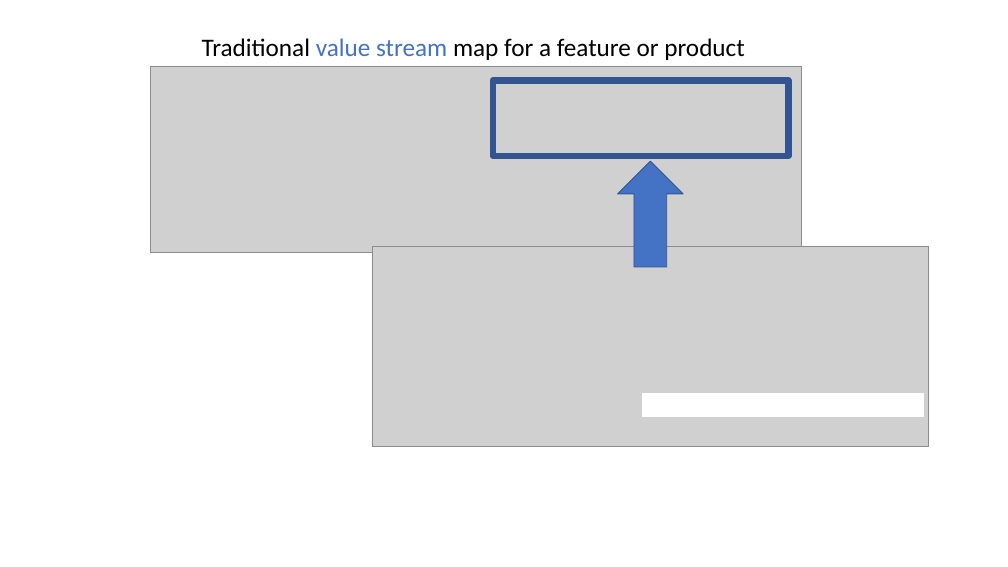
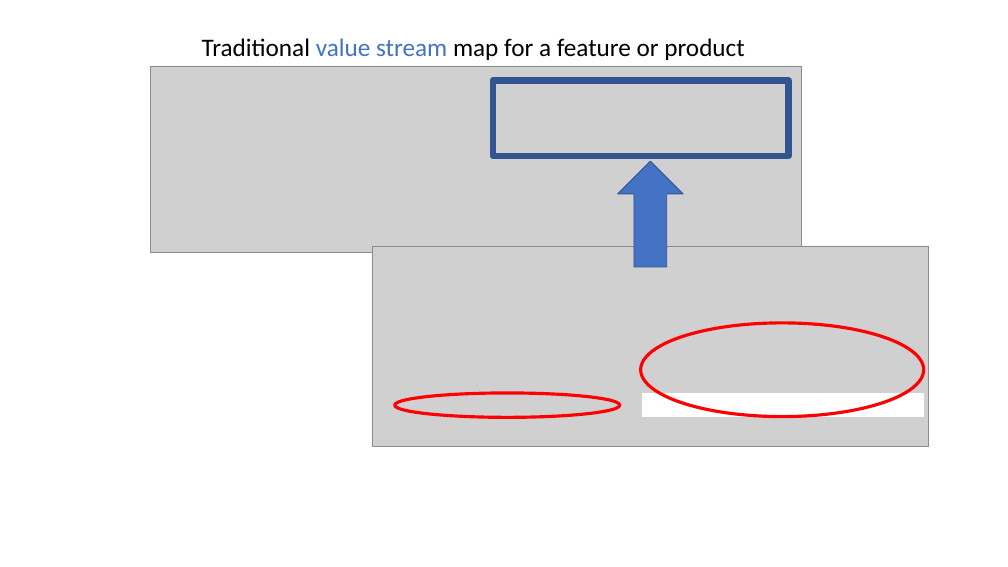
Before and after one commit to milodotnet/bootcamp, a slide deck: slide 21 of Bootcamp-ContinuousDelivery.pptx (slide 22 before the commit). Drawn at 1008x567 pixels with LibreOffice and Linux fonts; fonts in the diff are those of the drawing; grey boxes stand for pictures. Boxes give left, top, right and bottom in pixels: in the first picture for what was removed or moved away, otherwise in the second. Text is boxed around its words. In the diff, an @@ line names an element or a change of style, - is before the commit and + after.

```diff
--- a/Bootcamp-ContinuousDelivery.pptx
+++ b/Bootcamp-ContinuousDelivery.pptx
@@ ellipse added at (640, 323, 923, 417), outline #FF0000 3 pt @@
@@ ellipse added at (395, 393, 620, 417), outline #FF0000 3 pt @@
```
Also in this commit, not shown: 1 other slide changed, 3 slides removed.
